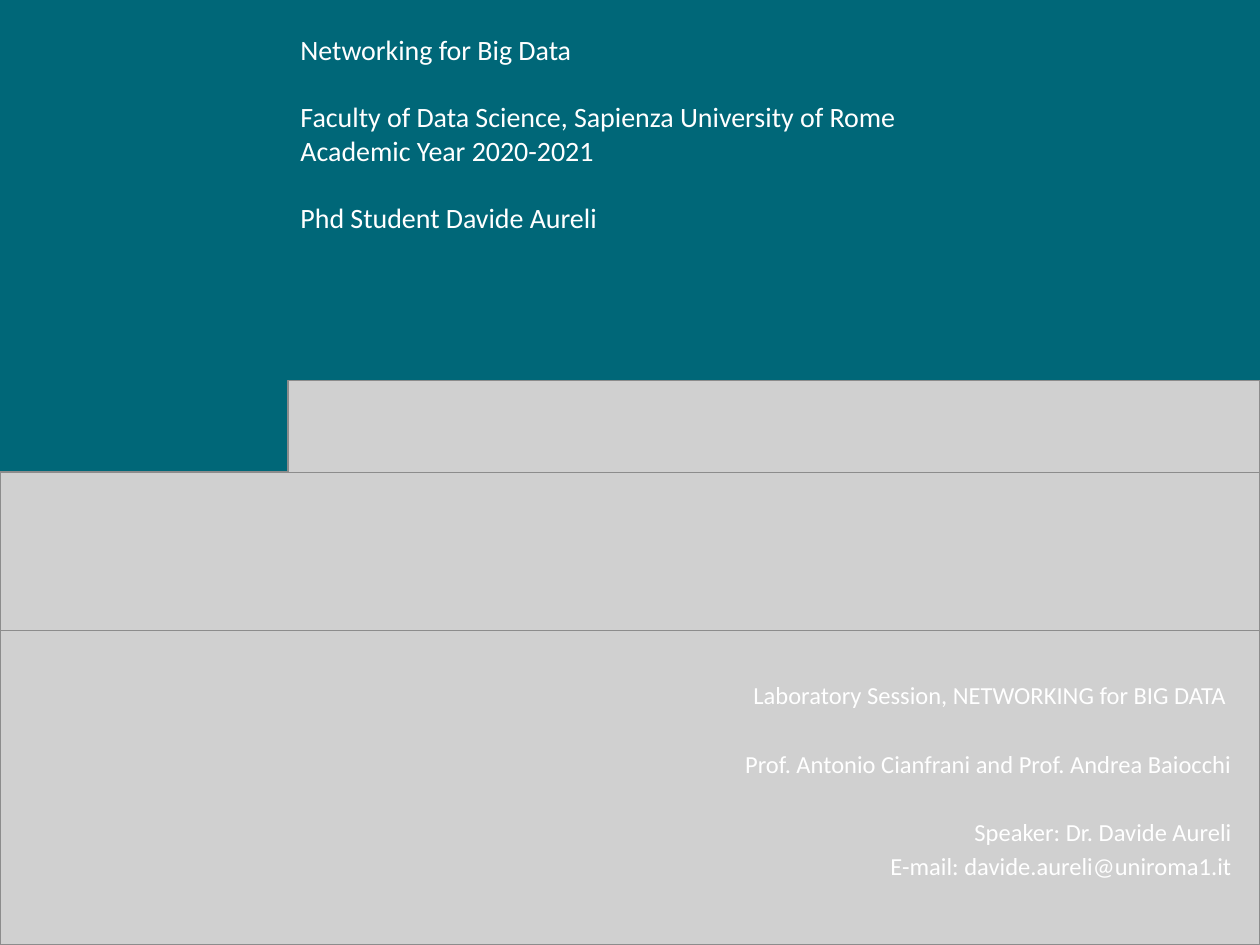
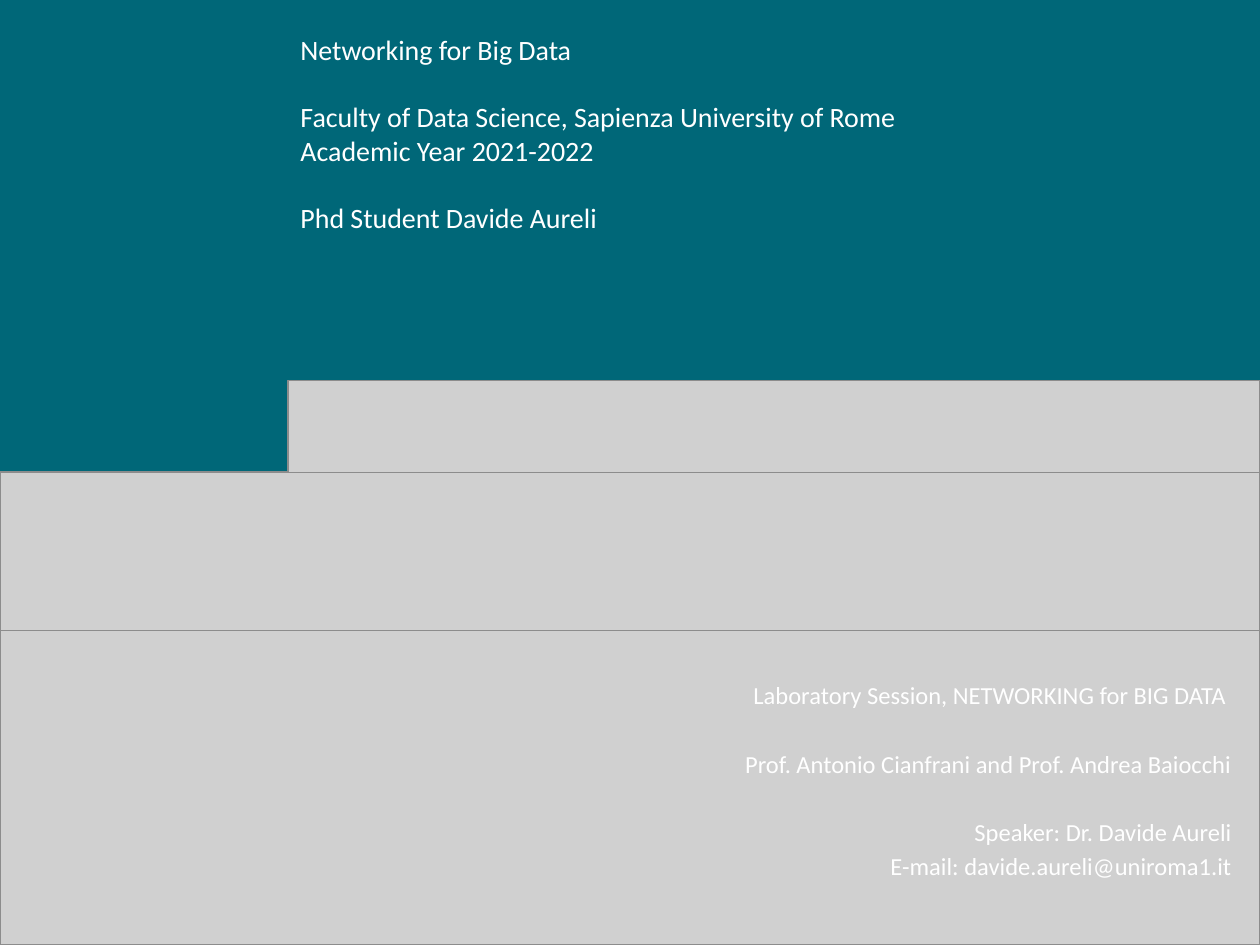
Before and after one commit to davaureli/NBD_LabSession, a slide deck: slide 1 of Lecture 1/Lecture 1.pptx. Drawn at 1260x945 pixels with LibreOffice and Linux fonts; fonts in the diff are those of the drawing; grey boxes stand for pictures; background and template pictures are left out. Boxes give left, top, right and bottom in pixels: in the first picture for what was removed or moved away, otherwise in the second. Text is boxed around its words. In the diff, an @@ line names an element or a change of style, - is before the commit and + after.

```diff
--- a/Lecture 1/Lecture 1.pptx
+++ b/Lecture 1/Lecture 1.pptx
@@ title at [300,40,895,229]: text changed @@
-Networking for Big Data
-Faculty of Data Science, Sapienza University of Rome
-Academic Year 2020-2021
-Phd Student Davide Aureli
+Networking for Big Data
+Faculty of Data Science, Sapienza University of Rome
+Academic Year 2021-2022
+Phd Student Davide Aureli
```
Also in this commit, not shown: 7 other slides changed, 1 other file.
